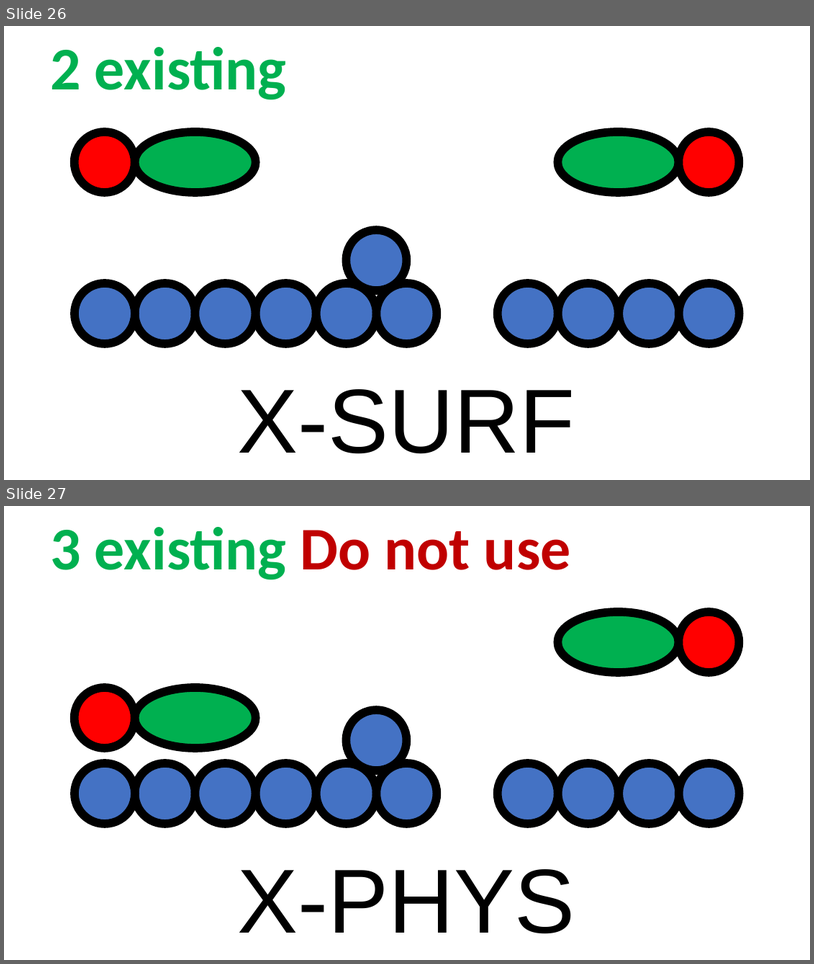
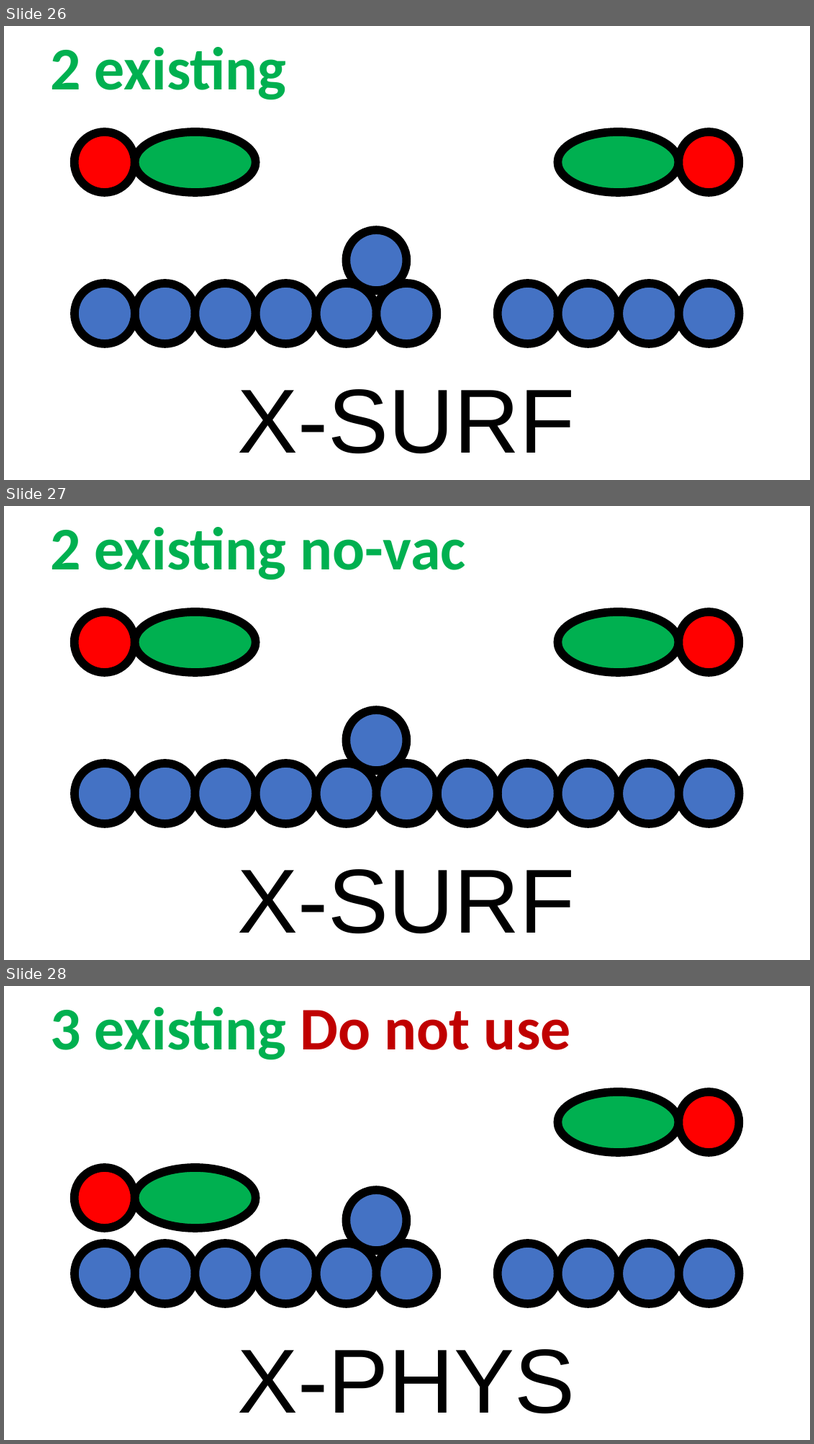
Before and after one commit to rzk1/ullmann, a slide deck: Labels/labels.pptx. Shown one above the other, each under a label of ours: slides 26 and 27 before the commit, slides 26, 27 and 28 after it. The pictures are 814x964 and 814x1444 pixels, drawn with LibreOffice and Linux fonts; fonts in the diff are those of the drawing. Boxes give left, top, right and bottom in pixels: in the first picture for what was removed or moved away, otherwise in the second. Text is boxed around its words. In the diff, an @@ line names an element or a change of style, - is before the commit and + after.

```diff
--- a/Labels/labels.pptx
+++ b/Labels/labels.pptx
@@ slide 27 added at bbox=[4, 506, 810, 960], background #FFFFFF @@
@@ text added at bbox=[50, 527, 466, 580], 72 pt, text #00B050, bold @@
+2 existing no-vac
@@ ellipse added at bbox=[74, 612, 134, 672], fill #FF0000, outline #000000 10 pt @@
@@ ellipse added at bbox=[134, 612, 256, 672], fill #00B050, outline #000000 10 pt @@
@@ ellipse added at bbox=[558, 612, 679, 672], fill #00B050, outline #000000 10 pt @@
@@ ellipse added at bbox=[679, 612, 740, 672], fill #FF0000, outline #000000 10 pt @@
@@ ellipse added at bbox=[347, 710, 407, 770], fill #4472C4, outline #000000 10 pt @@
@@ ellipse added at bbox=[75, 763, 135, 824], fill #4472C4, outline #000000 10 pt @@
@@ ellipse added at bbox=[134, 763, 196, 824], fill #4472C4, outline #000000 10 pt @@
@@ ellipse added at bbox=[196, 763, 256, 824], fill #4472C4, outline #000000 10 pt @@
@@ ellipse added at bbox=[256, 763, 316, 824], fill #4472C4, outline #000000 10 pt @@
@@ ellipse added at bbox=[316, 763, 377, 824], fill #4472C4, outline #000000 10 pt @@
@@ ellipse added at bbox=[377, 763, 437, 824], fill #4472C4, outline #000000 10 pt @@
@@ ellipse added at bbox=[437, 763, 498, 824], fill #4472C4, outline #000000 10 pt @@
@@ ellipse added at bbox=[498, 763, 558, 824], fill #4472C4, outline #000000 10 pt @@
@@ ellipse added at bbox=[558, 763, 619, 824], fill #4472C4, outline #000000 10 pt @@
@@ ellipse added at bbox=[619, 763, 680, 824], fill #4472C4, outline #000000 10 pt @@
@@ ellipse added at bbox=[679, 763, 740, 824], fill #4472C4, outline #000000 10 pt @@
@@ text added at bbox=[238, 869, 576, 934], 108 pt, text #000000 @@
+X-SURF
@@ what was slide 27 is now slide 28 @@
```
Also in this commit, not shown: 5 other slides added, 10 other files.
